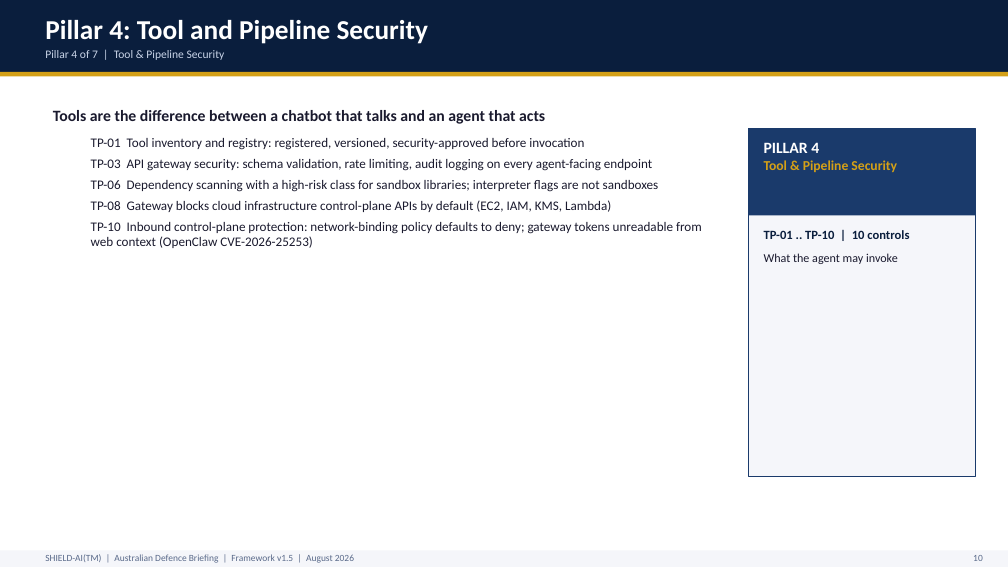
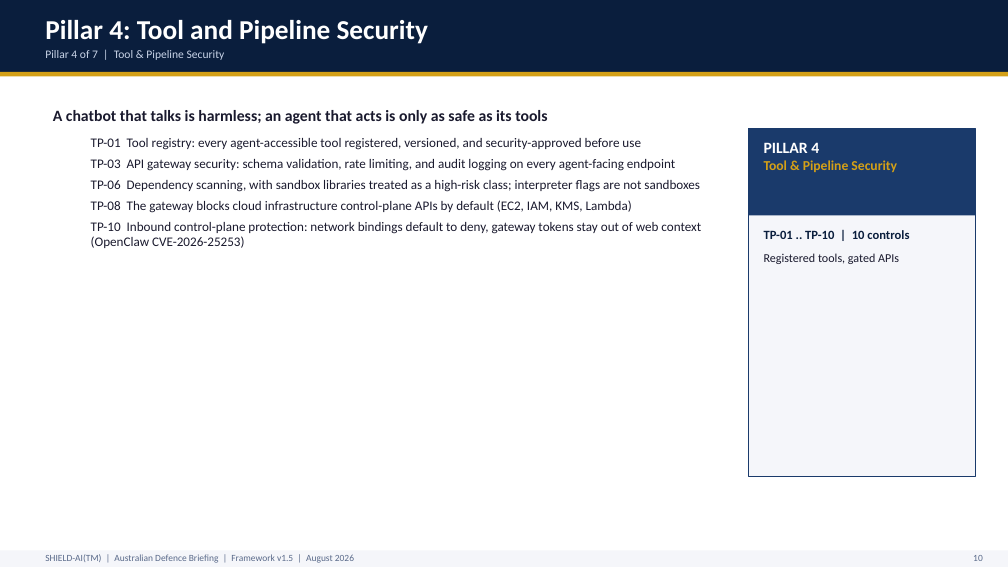
Before and after one commit to monch1962/shield-ai, a slide deck: slide 11 of presentations/shield-ai-deck-defence/shield-ai-deck-defence.pptx. Drawn at 1008x567 pixels with LibreOffice and Linux fonts; fonts in the diff are those of the drawing. Boxes give left, top, right and bottom in pixels: in the first picture for what was removed or moved away, otherwise in the second. Text is boxed around its words. In the diff, an @@ line names an element or a change of style, - is before the commit and + after.

```diff
--- a/presentations/shield-ai-deck-defence/shield-ai-deck-defence.pptx
+++ b/presentations/shield-ai-deck-defence/shield-ai-deck-defence.pptx
@@ text at box(53, 110, 701, 248): text changed @@
-Tools are the difference between a chatbot that talks and an agent that acts
-  TP-01 Tool inventory and registry: registered, versioned, security-approved before invocation
-  TP-03 API gateway security: schema validation, rate limiting, audit logging on every agent-facing endpoint
-  TP-06 Dependency scanning with a high-risk class for sandbox libraries; interpreter flags are not sandboxes
-  TP-08 Gateway blocks cloud infrastructure control-plane APIs by default (EC2, IAM, KMS, Lambda)
-  TP-10 Inbound control-plane protection: network-binding policy defaults to deny; gateway tokens unreadable from web context (OpenClaw CVE-2026-25253)
+A chatbot that talks is harmless; an agent that acts is only as safe as its tools
+  TP-01 Tool registry: every agent-accessible tool registered, versioned, and security-approved before use
+  TP-03 API gateway security: schema validation, rate limiting, and audit logging on every agent-facing endpoint
+  TP-06 Dependency scanning, with sandbox libraries treated as a high-risk class; interpreter flags are not sandboxes
+  TP-08 The gateway blocks cloud infrastructure control-plane APIs by default (EC2, IAM, KMS, Lambda)
+  TP-10 Inbound control-plane protection: network bindings default to deny, gateway tokens stay out of web context (OpenClaw CVE-2026-25253)
@@ text at box(764, 253, 899, 264): text changed @@
-What the agent may invoke
+Registered tools, gated APIs
```
Also in this commit, not shown: 21 other slides changed.
